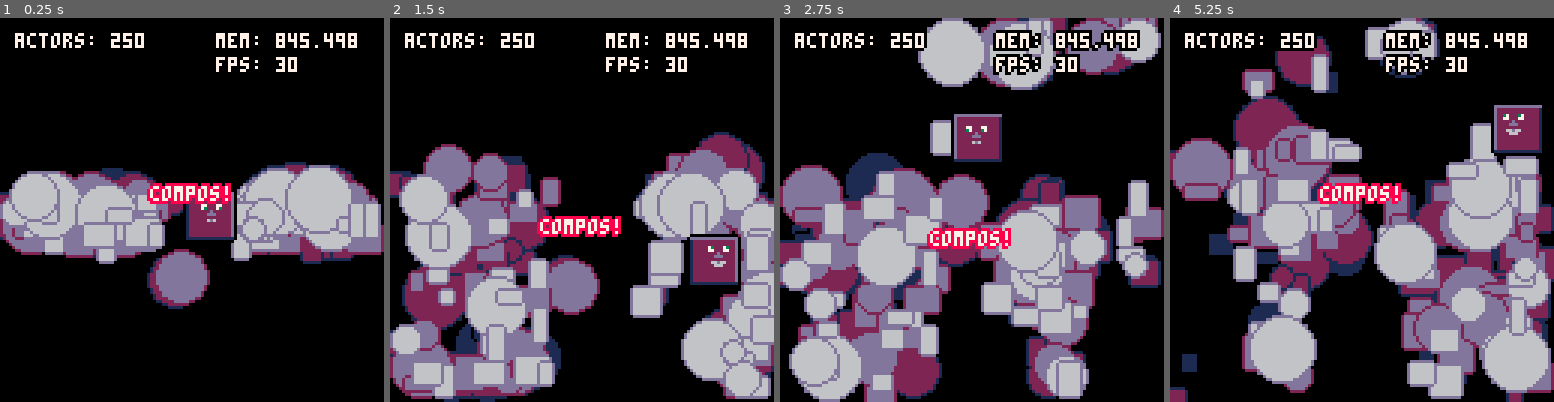
Above: before the commit, frames 1-4 (left to right).
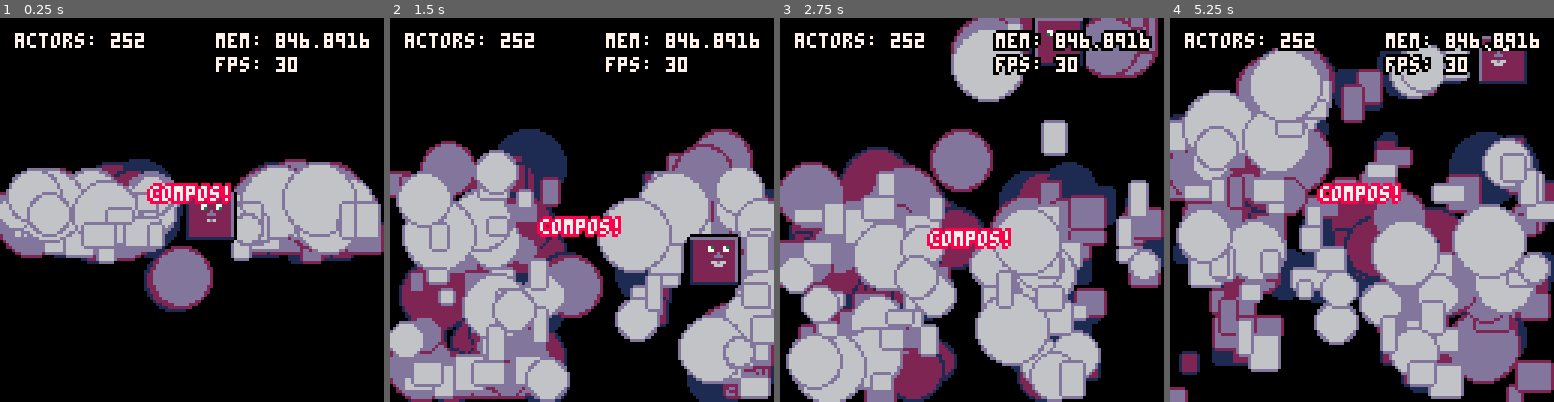
Above: after the commit, the same moments.

Repository: walt-er/compos
Game: PICO-8 cartridge compos.p8
Same seed, same stepped clock (60 frames per second), same inputs: the game is played once before the commit and once after it.
Inputs:
- Up to frame 1 (0.25 s): no input
- Up to frame 2 (1.5 s): tap X (X key) at 0.33, 1.07 s; tap O (Z key) at 0.7 s
- Up to frame 3 (2.75 s): hold Right 1.6-2.1 s; tap O (Z key) at 1.7, 2.1, 2.5 s; tap X (X key) at 1.85 s; hold Up 2.15-2.42 s; hold Right from 2.47 s (still down)
- Up to frame 4 (5.25 s): tap O (Z key) every 0.4 s from 2.9 to 4.9 s; tap X (X key) at 2.97, 4.08, 5.2 s; release Right at 3.03 s; hold Left 3.08-3.58 s; hold Down 3.63-3.97 s; hold Right 4.02-4.68 s; hold Up 4.73-5.03 s; hold Left from 5.08 s (still down)

The runs differ from the first frame. In frame 1, 8.2% of the frame differs, in the area x 0-100%, y 3-77%; in frame 2, 22%; in frame 3, 32%; in frame 4, 54%, in the area x 0-100%, y 0-100%.

Commit message:
refactor patrol and outline_circ

Diff:
--- a/compos.p8
+++ b/compos.p8
@@ -140,8 +140,8 @@
 
 function outline_circ(x, y, r, fill, outline)
     outline = outline or 0
+    circfill(x,y,r+1,outline)
     circfill(x,y,r,fill)
-    circ(x,y,r,outline)
 end
 
 -- zoom a sprite to fill an area
@@ -353,41 +353,40 @@
     end
 end
 
--- get distance from point to line, used for collisions between circles and rects
--- by fredz72
--- https://www.lexaloffle.com/bbs/?tid=30028
-function dist2line(r,a,b)
-    local dx, dy=b.x-a.x, b.y-a.y
-    local d=sqrt(dx*dx+dy*dy)
-    return abs(dx*(a.y-r.y)-dy*(a.x-r.x))/d
-end
-
+-- distance between two points
+-- by clowerweb
+-- https://github.com/clowerweb/Lib-Pico8/blob/master/distance.lua
+function dist(obj1, obj2)
+    return abs(sqrt((obj1.x-obj2.x)^2+(obj1.y-obj2.y)^2))
+end
+
+-- based in part on work by bridgs
+-- https://github.com/bridgs/trans-gal-jam
 function overlapping(obj1, obj2)
     local r1, r2 = obj1.r, obj2.r
 
     -- two circles overlapping
     if r1 and r2 then
 
-        return (obj2.x - obj1.x)^2 + (obj2.y - obj1.y)^2 < (r1 + r2)^2
+        return dist(obj1, obj2) < r1+r2
+        -- log(dist(obj1, obj2))
 
     -- one circle, one rect overlapping
+    -- todo: make this real! right now it just checks against corners
     elseif r1 or r2 then
 
         local r = r1 or r2
         local circle = r1 and obj1 or obj2
         local rectangle = r1 and obj2 or obj1
 
-        local c_x, c_y = circle.x, circle.y
         local rect_l, rect_r, rect_t, rect_b = rectangle.x, rectangle.x + rectangle.w, rectangle.y, rectangle.y + rectangle.h
 
-        local overlap_l = r > dist2line(vec(c_x, c_y), vec(rect_l, rect_t), vec(rect_l, rect_b))
-        local overlap_r = r > dist2line(vec(c_x, c_y), vec(rect_r, rect_t), vec(rect_r, rect_b))
-        local overlap_t = r > dist2line(vec(c_x, c_y), vec(rect_l, rect_t), vec(rect_r, rect_t))
-        local overlap_b = r > dist2line(vec(c_x, c_y), vec(rect_l, rect_b), vec(rect_r, rect_b))
-
-        local in_range = c_x + r > rect_l and c_x - r < rect_r and c_y + r > rect_t and c_y - r < rect_b
-
-        return in_range and (overlap_l or overlap_r or overlap_t or overlap_b)
+        local overlap_tl = r > dist(circle, vec(rect_l, rect_t))
+        local overlap_tr = r > dist(circle, vec(rect_r, rect_t))
+        local overlap_bl = r > dist(circle, vec(rect_l, rect_b))
+        local overlap_br = r > dist(circle, vec(rect_r, rect_b))
+
+        return overlap_tl or overlap_tr or overlap_bl or overlap_br
 
     -- two rectangles overlapping
     else
@@ -586,6 +585,7 @@
         end
 
         -- flash
+        -- todo: refactor
         if self.flash_count > -1 and self.flashes < self.flash_count then
             if not(self.flashing) then
 
@@ -647,14 +647,14 @@
     direction = 'going',
 
     set = function(self, start, target, duration, step, fixed)
-        self.start, self.target, self.duration, self.step, self.fixed, self.direction = start, target, duration, step, fixed, 'going'
+        self.start, self.target, self.duration, self.step, self.fixed, self.returning = start, target, duration, step, fixed, false
     end,
 
     flip = function(self, parent)
 
         -- turn around
-        self.direction = self.direction == 'going' and 'coming' or 'going'
-        parent.sprite.flipped = self.direction == 'coming'
+        self.returning = not(self.returning)
+        parent.sprite.flipped = self.returning
 
         -- remain in patrol area if fixed, otherwaise restart tick
         self.tick = self.fixed and self.duration - self.tick or 0
@@ -678,21 +678,17 @@
             local distance_chunk = abs(self.target.x - self.start.x) / time_chunk
 
             -- calculate velocity
-            if parent.grounded and self.direction == 'coming' then
-                parent.velocity.x = distance_chunk
-            elseif parent.grounded and self.direction == 'going' then
-                parent.velocity.x = -distance_chunk
+            if (parent.grounded) parent.velocity.x = self.returning and distance_chunk or -distance_chunk
+
+            -- set sprite direction
+            parent.sprite.flipped = self.returning
+
+            -- reverse when reaching end
+            if self.tick >= self.duration then
+                self.tick = 0
+                self.returning = not(self.returning)
             end
 
-            -- set sprite direction
-            parent.sprite.flipped = self.direction == 'coming'
-
-            -- reverse when reaching end
-            if (self.tick >= self.duration) then
-                self.tick = 0
-                self.direction = self.direction == 'going' and 'coming' or 'going'
-            end
-
         end
     end
 }
@@ -701,7 +697,7 @@
 -- actor helpers
 -- =======================================================
 
-local actors, to_remove, update_pool, stages = {}, {}, {}, split'early_update, update, late_update, fixed_update, early_draw, draw'
+local actors, to_remove, update_pool, stages, update_id = {}, {}, {}, split'early_update, update, late_update, fixed_update, early_draw, draw', 1
 
 function reset_update_pool()
 	update_pool = {}
@@ -713,19 +709,24 @@
 	end
 end
 
-local update_id = 1
-
 function register(actor, parent)
     parent = parent or actor
 
 	for stage in all(stages) do
 		if actor[stage] then
+			local stage_pool = update_pool[stage]
+
+            -- save registration id on actor
 			if (not(actor.update_ids)) actor.update_ids = {}
 			actor.update_ids[stage..'_id'] = update_id
+
+            -- save actor and reference to parent to update pools
 			local registrant = {actor, parent}
-            add(update_pool[stage].array, registrant)
-            update_pool[stage].lookup[''..update_id] = registrant
+            add(stage_pool.array, registrant)
+            stage_pool.lookup[''..update_id] = registrant
+
             update_id += 1
+
         end
 	end
 end
@@ -776,7 +777,7 @@
 	end
 
     del(actors, actor)
-    if (actor.collider) del(colliders, colliders[actor.collider.chunk][''..actor.id])
+    if (actor.collider) colliders[actor.collider.chunk][''..actor.id] = nil
 end
 
 
@@ -797,6 +798,7 @@
 function compos_update()
 
 	-- reset logs and limit permalogs
+    -- remove for prod
 	logs, new_permalogs = {}, {}
 	for i = 1, 15 do
 		log(permalogs[i])
@@ -809,9 +811,13 @@
 
 		-- only loop over (nearly) visible actors
 		if cam.x and actor.x and not(actor.fixed) then
-			actor.in_frame = actor.x + actor.w >= cam.x - win_w * 0.1 and actor.x <= cam.x + win_w * 1.1 and actor.y + actor.h >= cam.y - win_h * 0.1 and actor.y <= cam.y + win_h * 1.1
+			actor.in_frame = actor.x + actor.w >= cam.x - win_w * 0.1
+                and actor.x <= cam.x + win_w * 1.1
+                and actor.y + actor.h >= cam.y - win_h * 0.1
+                and actor.y <= cam.y + win_h * 1.1
 		end
 
+        -- state machines
 		if actor.in_frame then
 
 			-- create state machines if needed
@@ -938,19 +944,25 @@
 }
 
 -- "split" is a handy method for reducing lengthy objects into 2-token function calls
-local blob_colors = split'0, 1, 2, 13, 6'
+local blob_colors = split'1, 2, 13, 6'
 
 -- add these objects to the list of actors
-local blob_count = 249
+-- local blob_count = 249
+local blob_count = 250
+
 for i = 1, blob_count do
-    -- assign a color based on depth
+
+    -- assign colors based on depth
     local color_index = ceil((i / blob_count) * (#blob_colors))
     blob.color = blob_colors[color_index]
     blob.outline = blob_colors[max(1, color_index - 1)]
+
+    -- add blob to actors
     add(actors, copy(blob))
-end
-
--- make a special red blob with collision
+
+end
+
+-- make a special blob with collision
 local collider_blob = copy(blob)
 collider_blob.sprite = copy(sprite)
 collider_blob.init = function(self)
@@ -963,10 +975,25 @@
     self.outline = 0
     self.sprite:animate(self, split'0, 2, 0, 4', 1, true)
 end
+
 -- you can also register for special update stages
 -- options are early_upate, late_update, and fixed_update (or early_draw!)
 collider_blob.late_update = function(self)
+
+    -- flip sprite based on direction
     self.sprite.flipped = self.velocity.x < 0
+
+    -- controls!
+    local push = 0.3
+    if btn'0' then
+        self.velocity:accelerate(-push, 0)
+    elseif btn'1' then
+        self.velocity:accelerate(push, 0)
+    elseif btn'2' then
+        self.velocity:accelerate(0, -push)
+    elseif btn'3' then
+        self.velocity:accelerate(0, push)
+    end
 end
 
 -- if an actor has a "collision" function, it will check for collisions with other colliders every frame
@@ -1001,39 +1028,48 @@
     return newvec
 end
 
+-- add to compos actors
 add(actors, collider_blob)
 
 -- not all actors need compos!
 local title_text = {
     update = function(self)
         self.y = 64 + sin(time()) * 8
-
-        -- debugging: log out the y to see where the text is
-        -- log(self.y)
     end,
     draw = function(self)
         local message = 'compos!'
         outline_print(message, 64 - #message * 2, self.y, 7, 8)
     end
 }
-add(actors, title_text)
 
 -- pico8 lifecycle functions
 -- call compos_* functions or add other scene logic
 function _init()
+
+    -- init runs on all objects currently within "actors"
     compos_init()
+
+    -- you can add actors after compost_init with add_actor
+    add_actor(title_text)
+
 end
 
 function _update()
+
     compos_update()
 
-    -- log out performance
-    log('actors: '..blob_count+1)
+    -- debugging example; log out number of actors
+    -- this could also go in any actors update function
+    log('actors: '..#actors)
+
 end
 
 function _draw()
+
+    -- compos doesn't clear screen, that's up to you!
     cls()
     compos_draw()
+
 end
 
 __gfx__
